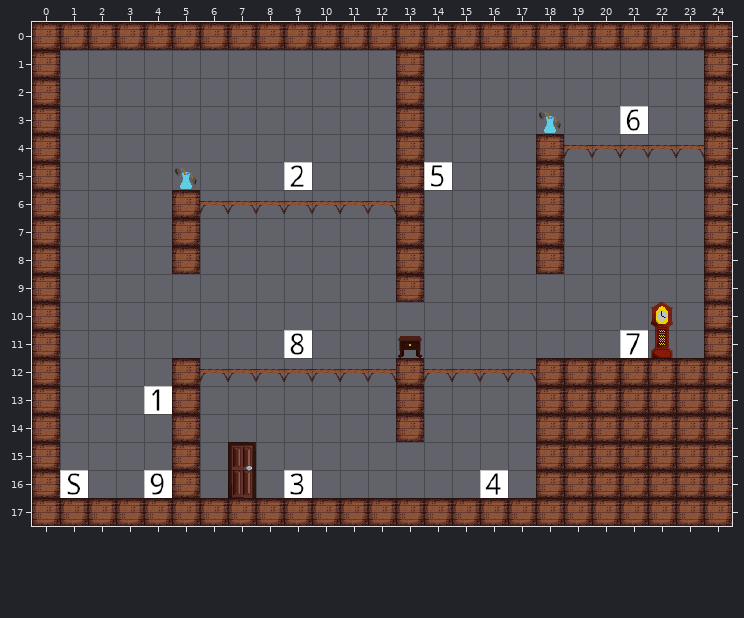
Tiled map: editor/LevelWiggly.tmx. That is the earlier state.
Cells are 32x32 px. Shown: x 0..24, y 0..17.
The result:
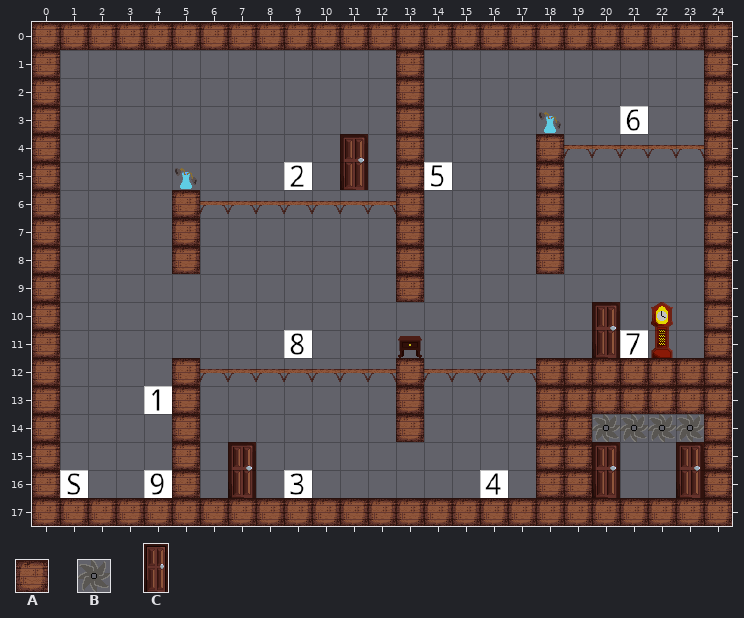
Key: from "Base": A 1 "block", B 3 "saw", C 23 "door".
_ is an empty cell.
Diff:
Layer "Tile Layer 1":
The edit turns tile A into tile B in row 14 at x 20 to 23.
The edit turns tile A into tile C in row 16 at x 20 and 23.
There is now tile C in row 5 at x 11; in row 11 at x 20.
The author cleared tile A in row 15 at x 20 to 23; in row 16 at x 21 to 22.
Changed places in both pictures, as pixel boxes (x1, y1, x2, y2):
added: (340, 134, 368, 190)
added: (592, 302, 620, 358)
changed: (592, 414, 704, 498)
